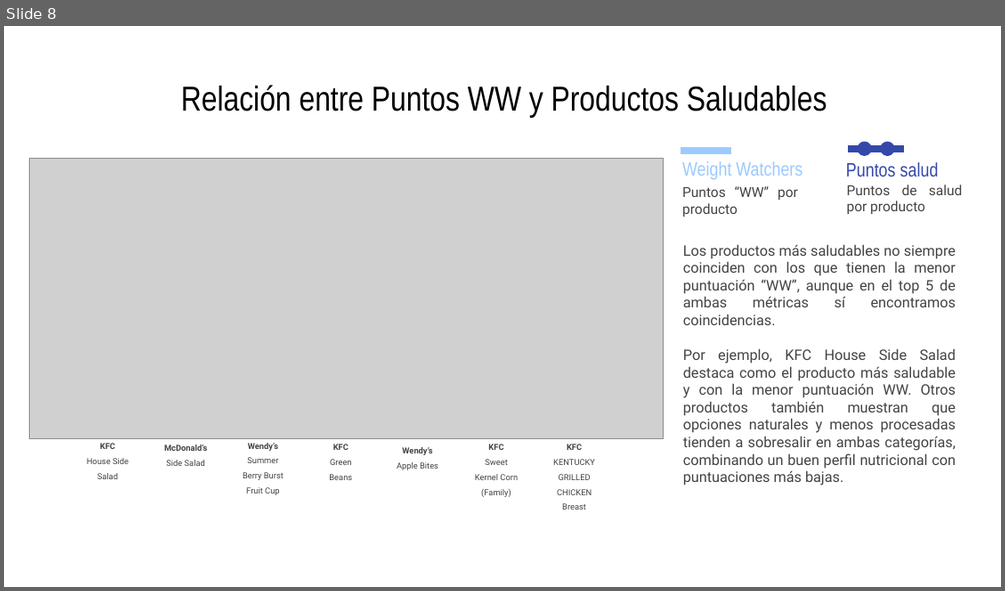
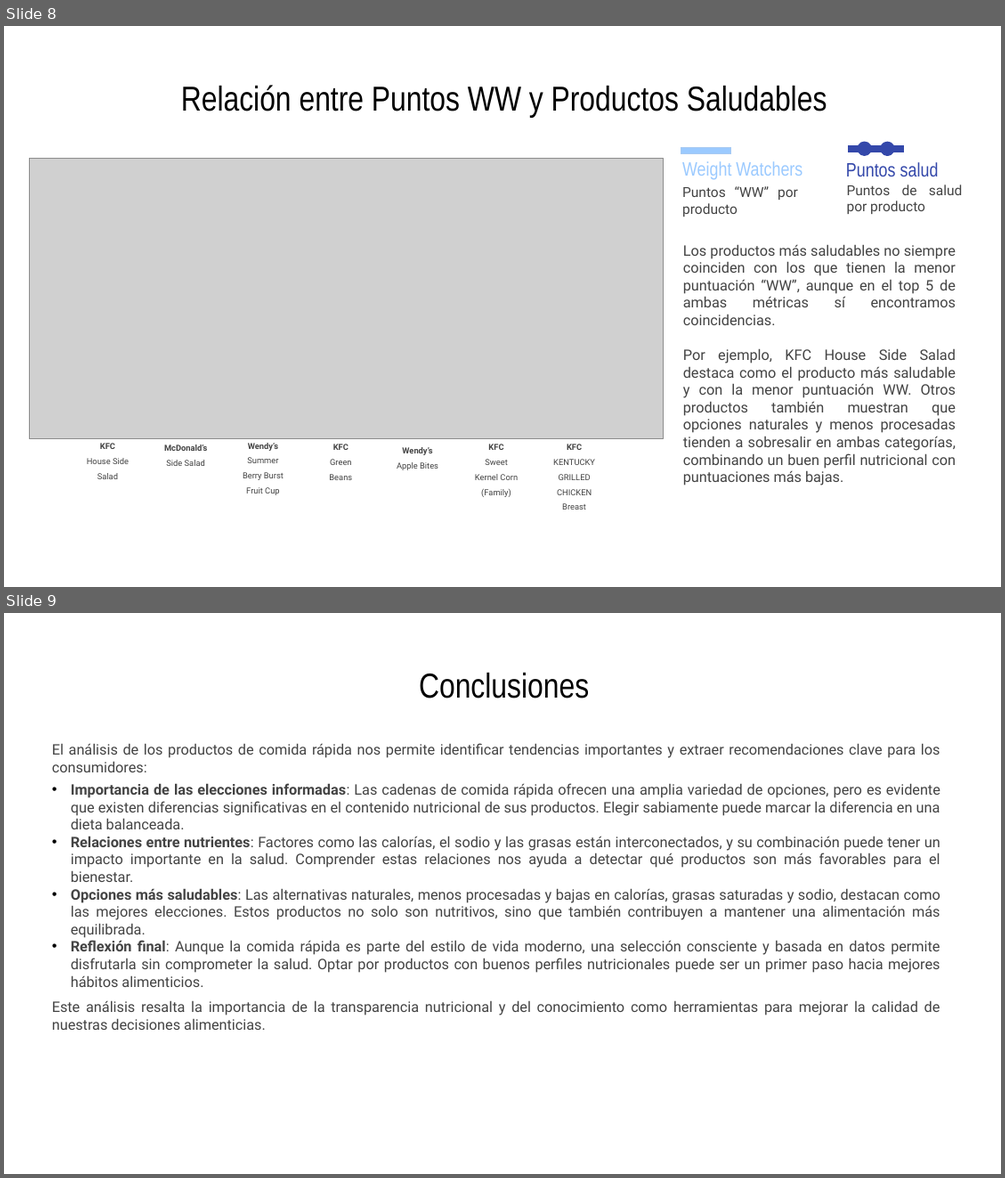
Before and after one commit to apvwbm/EDA_FastFood, a slide deck: presentacion.pptx. Shown one above the other, each under a label of ours: slide 8 before the commit, slides 8 and 9 after it. The pictures are 1005x591 and 1005x1178 pixels, drawn with LibreOffice and Linux fonts; fonts in the diff are those of the drawing; grey boxes stand for pictures. Boxes give left, top, right and bottom in pixels: in the first picture for what was removed or moved away, otherwise in the second. Text is boxed around its words. In the diff, an @@ line names an element or a change of style, - is before the commit and + after.

Commit message:
EDA finalizado

```diff
--- a/presentacion.pptx
+++ b/presentacion.pptx
@@ slide 9 added at [4, 613, 1001, 1174], background #FFFFFF @@
@@ title added at [419, 672, 589, 698], 25 pt, text #000000 @@
+Conclusiones
@@ text added at [52, 743, 940, 1030], 10.5 pt, text #434343 @@
+El análisis de los productos de comida rápida nos permite identificar tendencias importantes y extraer recomendaciones clave para los consumidores:
+• Importancia de las elecciones informadas: Las cadenas de comida rápida ofrecen una amplia variedad de opciones, pero es evidente que existen diferencias significativas en el contenido nutricional de sus productos. Elegir sabiamente puede marcar la diferencia en una dieta balanceada.
+• Relaciones entre nutrientes: Factores como las calorías, el sodio y las grasas están interconectados, y su combinación puede tener un impacto importante en la salud. Comprender estas relaciones nos ayuda a detectar qué productos son más favorables para el bienestar.
+• Opciones más saludables: Las alternativas naturales, menos procesadas y bajas en calorías, grasas saturadas y sodio, destacan como las mejores elecciones. Estos productos no solo son nutritivos, sino que también contribuyen a mantener una alimentación más equilibrada.
+• Reflexión final: Aunque la comida rápida es parte del estilo de vida moderno, una selección consciente y basada en datos permite disfrutarla sin comprometer la salud. Optar por productos con buenos perfiles nutricionales puede ser un primer paso hacia mejores hábitos alimenticios.
+Este análisis resalta la importancia de la transparencia nutricional y del conocimiento como herramientas para mejorar la calidad de nuestras decisiones alimenticias.
```
